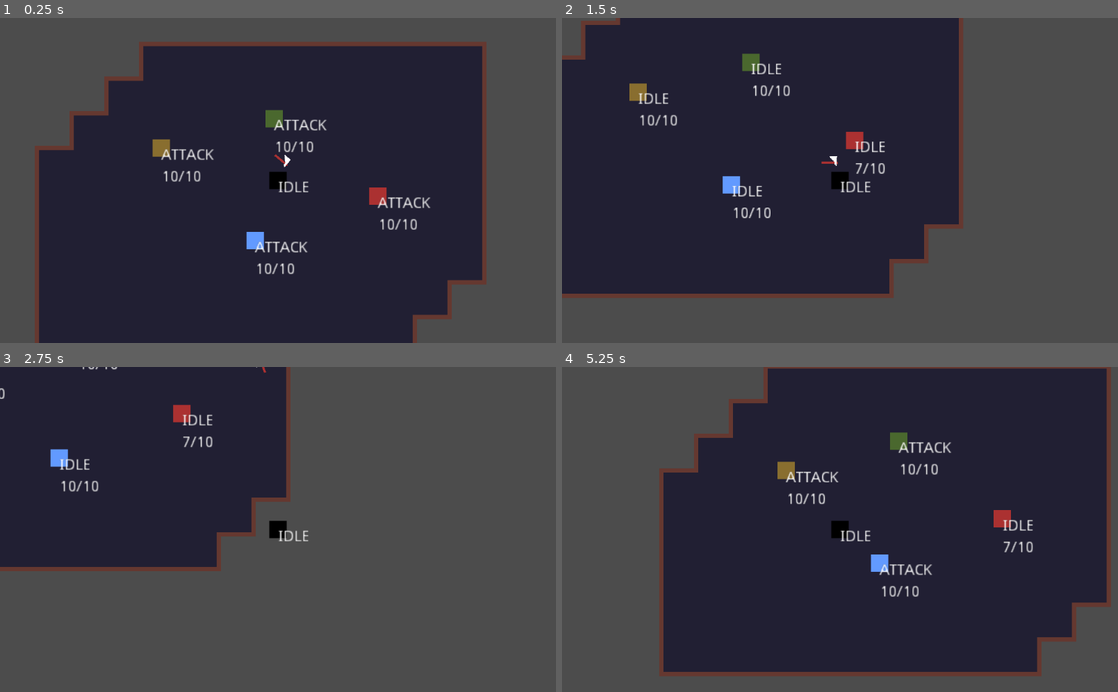
Above: before the commit, frames 1-4 (two rows, left to right).
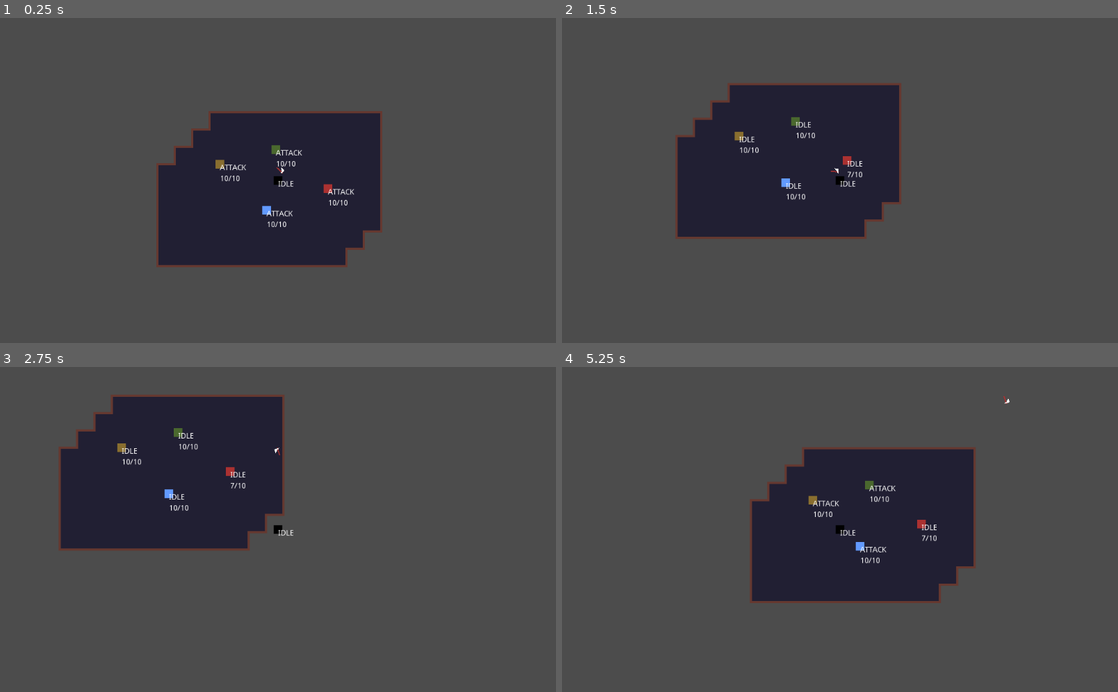
Above: after the commit, the same moments.

Repository: renzoventura/god-of-war
Game: Godot game, scene res://scenes/level/TemplateLevel.tscn
The game is run twice, just before and just after one commit, with the same random seed, the same clock (stepped at 60 frames per second) and the same inputs.
Inputs (mouse positions are in pixels of both pictures, inside the frame that each line leads up to):
- Up to frame 1 (0.25 s): no input
- Up to frame 2 (1.5 s): tap Enter at 0.5 s; move the mouse to (962, 164) at 0.52 s; hold D (right) 0.53-1.28 s; click (962, 164) at 0.6 s; move the mouse to (728, 196) at 1.27 s; hold S (down) from 1.28 s (still down); tap Space (dash) at 1.35 s
- Up to frame 3 (2.75 s): move the mouse to (333, 458) at 2.02 s; release S (down) at 2.03 s; hold D (right) from 2.03 s (still down); right-click (333, 458) at 2.1 s
- Up to frame 4 (5.25 s): move the mouse to (812, 594) at 2.77 s; release D (right) at 2.78 s; hold W (up) 2.78-3.53 s; click (812, 594) at 2.85 s; move the mouse to (1006, 578) at 3.52 s; hold A (left) 3.53-5.03 s; tap Space (dash) at 3.6 s; move the mouse to (673, 480) at 4.27 s; right-click (673, 480) at 4.35 s; move the mouse to (867, 529) at 5.02 s; hold S (down) from 5.03 s (still down); click (867, 529) at 5.1 s

The runs differ from the first frame. In frame 1, 54% of the frame differs, in the area x 6-88%, y 7-100%; in frame 2, 44%; in frame 3, 16%; in frame 4, 56%, in the area x 17-99%, y 0-96%.

Commit message:
Enabled pixel snapping

Diff:
--- a/project.godot
+++ b/project.godot
@@ -70,4 +70,5 @@
 
 [rendering]
 
+quality/2d/use_pixel_snap=true
 environment/default_environment="res://default_env.tres"
--- a/scenes/level/TileMap.tscn
+++ b/scenes/level/TileMap.tscn
@@ -1,9 +1,6 @@
-[gd_scene load_steps=4 format=2]
+[gd_scene load_steps=3 format=2]
 
 [ext_resource path="res://assets/level/basic_tile_set.png" type="Texture" id=1]
-
-[sub_resource type="ConvexPolygonShape2D" id=2]
-points = PoolVector2Array( 0, 0, 0, 0, 0, 0, 0, 0 )
 
 [sub_resource type="TileSet" id=1]
 0/name = "basic_tile_set.png 0"
@@ -25,16 +22,9 @@
 0/navigation_offset = Vector2( 0, 0 )
 0/shape_offset = Vector2( 0, 0 )
 0/shape_transform = Transform2D( 1, 0, 0, 1, 0, 0 )
-0/shape = SubResource( 2 )
 0/shape_one_way = false
-0/shape_one_way_margin = 1.0
-0/shapes = [ {
-"autotile_coord": Vector2( 0, 0 ),
-"one_way": false,
-"one_way_margin": 1.0,
-"shape": SubResource( 2 ),
-"shape_transform": Transform2D( 1, 0, 0, 1, 0, 0 )
-} ]
+0/shape_one_way_margin = 0.0
+0/shapes = [  ]
 0/z_index = 0
 
 [node name="TileMap" type="TileMap"]
--- a/scenes/player/Player.tscn
+++ b/scenes/player/Player.tscn
@@ -44,6 +44,5 @@
 
 [node name="Camera2D" type="Camera2D" parent="."]
 current = true
-zoom = Vector2( 0.5, 0.5 )
 [connection signal="timeout" from="DashTimer" to="." method="_on_DashTimer_timeout"]
 [connection signal="timeout" from="StaminaChargerTimer" to="." method="_on_StaminaCharger_timeout"]
